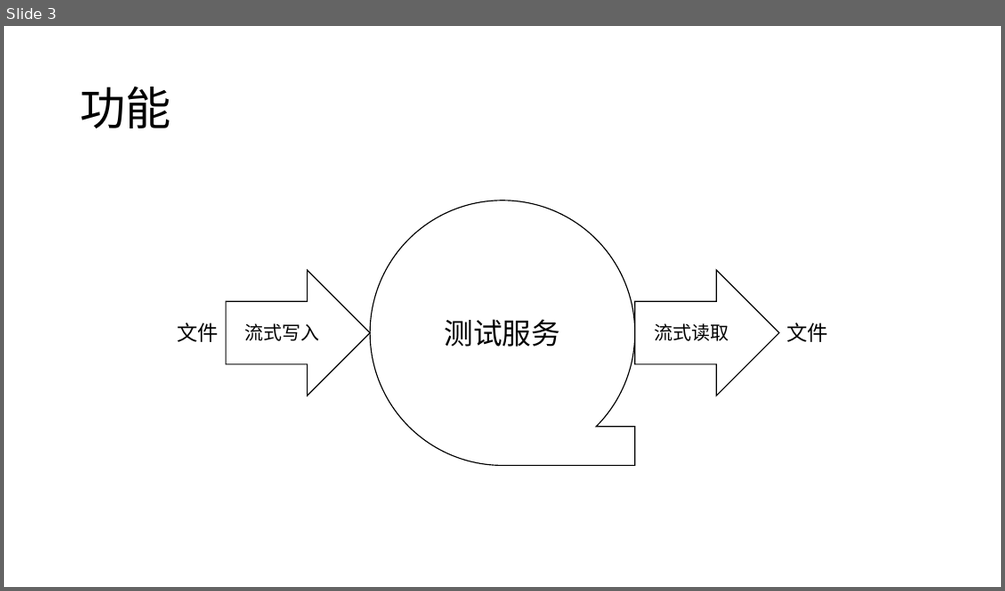
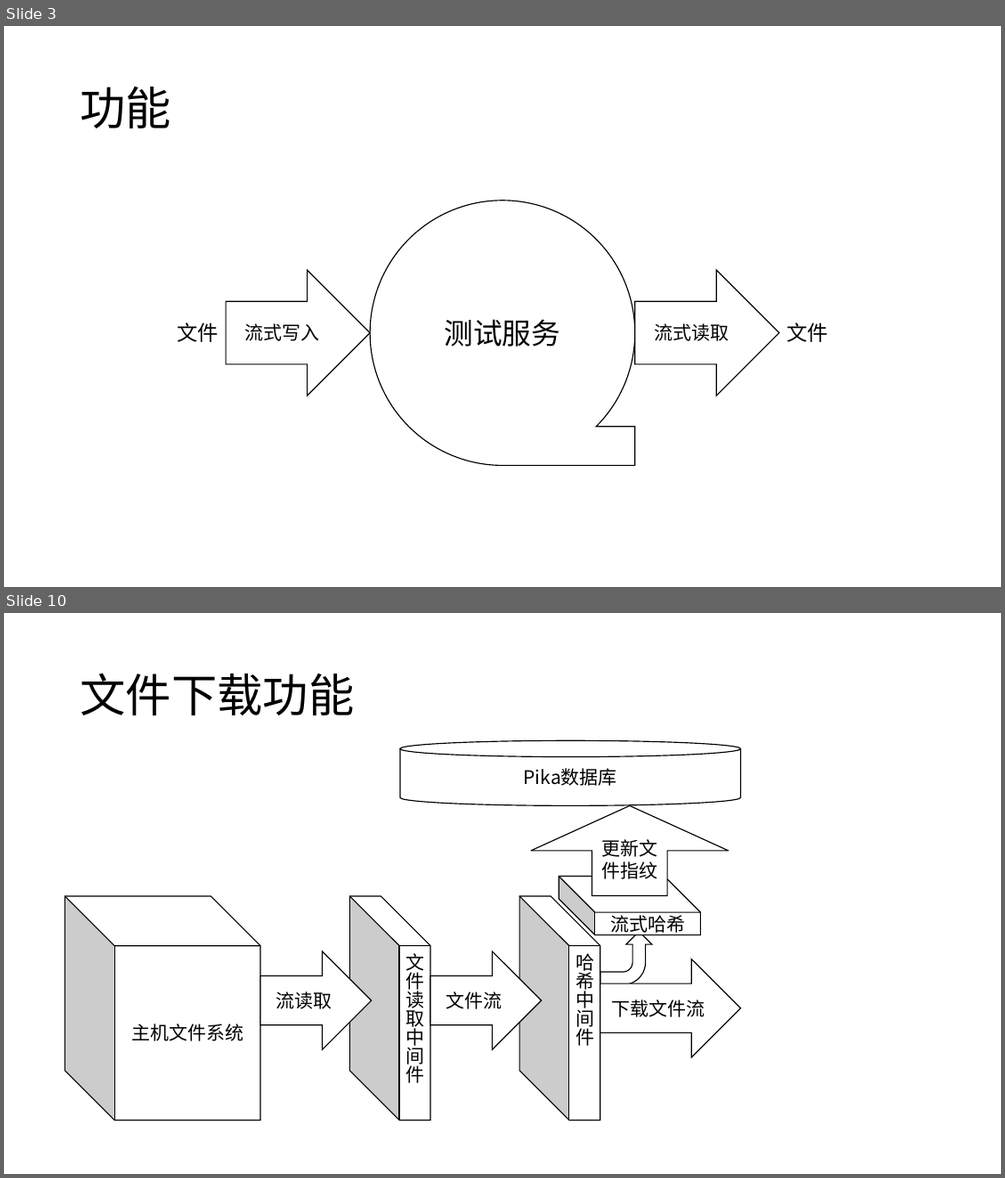
Before and after one commit to WuXiSTC/ArchievesCenter, a slide deck: 设计图.pptx. Shown one above the other, each under a label of ours: slide 3 before the commit, slides 3 and 10 after it; the slides between them are not shown. The pictures are 1005x591 and 1005x1178 pixels, drawn with LibreOffice and Linux fonts; fonts in the diff are those of the drawing. Boxes give left, top, right and bottom in pixels: in the first picture for what was removed or moved away, otherwise in the second. Text is boxed around its words. In the diff, an @@ line names an element or a change of style, - is before the commit and + after.

```diff
--- a/设计图.pptx
+++ b/设计图.pptx
@@ slide 10 added at [4,613,1001,1174], background #FFFFFF @@
@@ title added at [80,673,354,715], 44 pt, text #000000 @@
+文件下载功能
@@ cylinder added at [400,741,741,806], fill #FFFFFF, outline #000000 1 pt, 18 pt, text #000000 @@
+Pika数据库
@@ up arrow added at [531,806,728,896], fill #FFFFFF, outline #000000 1 pt, 18 pt, text #000000 @@
+更新文件指纹
@@ cube added at [558,876,701,935], fill #FFFFFF, outline #000000 1 pt, 18 pt, text #000000 @@
+流式哈希
@@ cube added at [65,896,260,1120], fill #FFFFFF, outline #000000 1 pt, 18 pt, text #000000 @@
+主机文件系统
@@ cube added at [349,896,430,1120], fill #FFFFFF, outline #000000 1 pt, 18 pt, text #000000 @@
+文件读取中间件
@@ cube added at [520,896,600,1120], fill #FFFFFF, outline #000000 1 pt, 18 pt, text #000000 @@
+哈希中间件
@@ bent arrow added at [600,932,652,985], fill #FFFFFF, outline #000000 1 pt @@
@@ right arrow added at [260,951,372,1049], fill #FFFFFF, outline #000000 1 pt, 18 pt, text #000000 @@
+流读取
@@ right arrow added at [430,951,541,1049], fill #FFFFFF, outline #000000 1 pt, 18 pt, text #000000 @@
+文件流
@@ right arrow added at [600,959,741,1057], fill #FFFFFF, outline #000000 1 pt, 18 pt, text #000000 @@
+下载文件流
```
Also in this commit, not shown: 3 slides changed, 3 other slides added.
